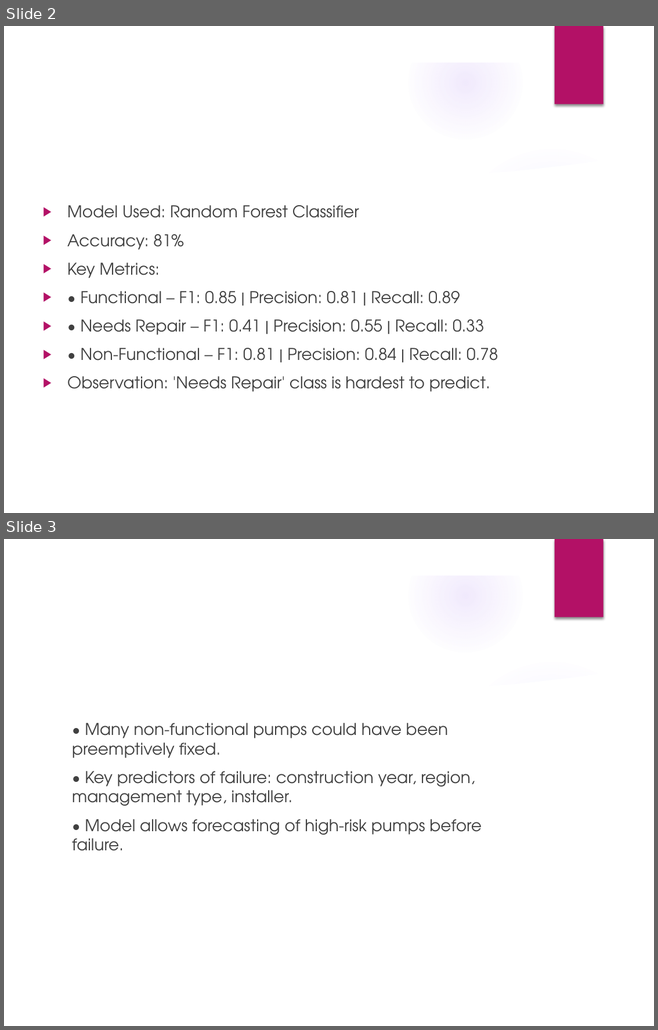
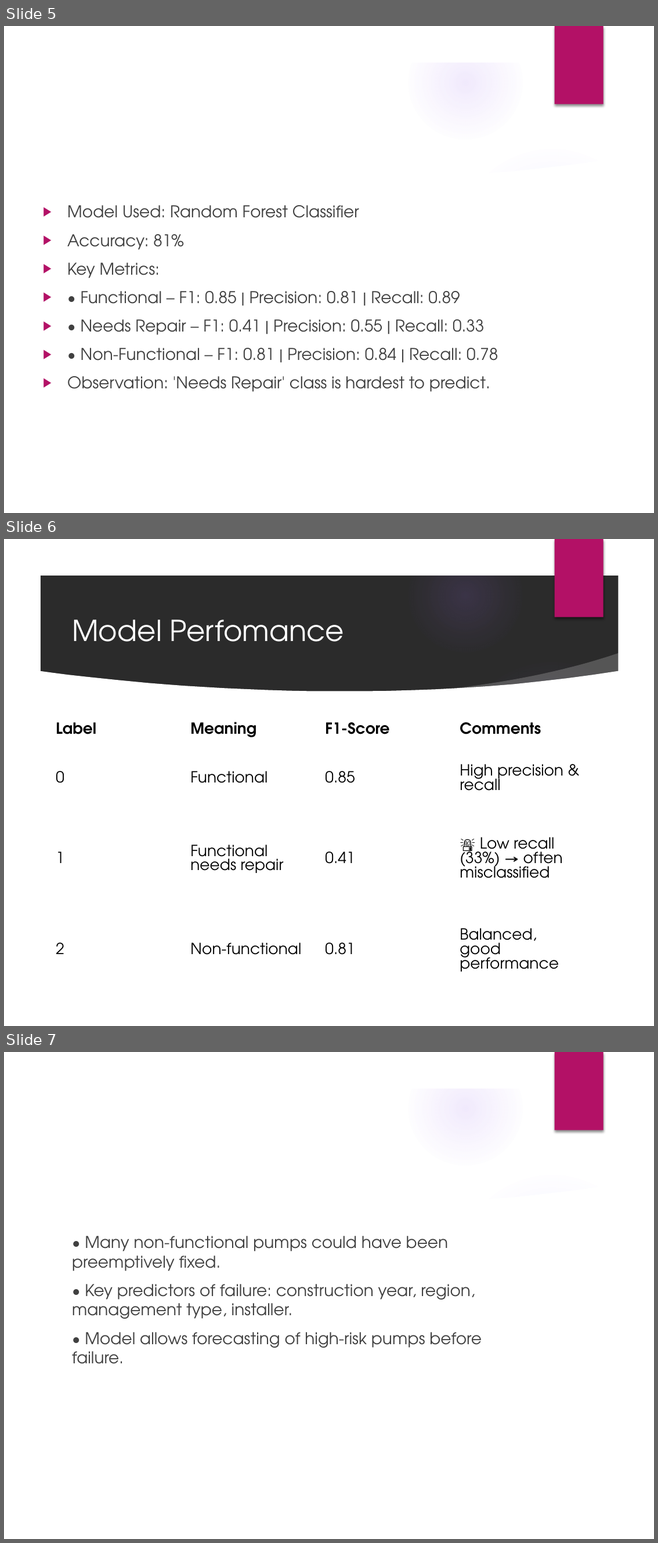
Before and after one commit to Kiongos1/Phase-3-Project, a slide deck: Water_Pump_Model_Summary.pptx. Shown one above the other, each under a label of ours: slides 2 and 3 before the commit, slides 5, 6 and 7 after it. The pictures are 658x1030 and 658x1543 pixels, drawn with LibreOffice and Linux fonts; fonts in the diff are those of the drawing; background and template pictures are left out; a plain dark background stands for a picture behind light text. Boxes give left, top, right and bottom in pixels: in the first picture for what was removed or moved away, otherwise in the second. Text is boxed around its words. In the diff, an @@ line names an element or a change of style, - is before the commit and + after.

```diff
--- a/Water_Pump_Model_Summary.pptx
+++ b/Water_Pump_Model_Summary.pptx
@@ slide 6 added at (4, 539, 654, 1026), background picture (left out); not listed: 9 template elements that a slide beside it also shows @@
@@ title added at (72, 620, 344, 642), 32 pt, text #FFFFFF @@
+Model Perfomance
@@ table added at (49, 716, 587, 995), 4 rows, 4 columns @@
+Label | Meaning | F1-Score | Comments
+0 | Functional | 0.85 | High precision & recall
+1 | Functional needs repair | 0.41 | 🚨 Low recall (33%) → often misclassified
+2 | Non-functional | 0.81 | Balanced, good performance
@@ what was slide 2 is now slide 5 @@
@@ what was slide 3 is now slide 7 @@
```
Also in this commit, not shown: 3 other slides added.
